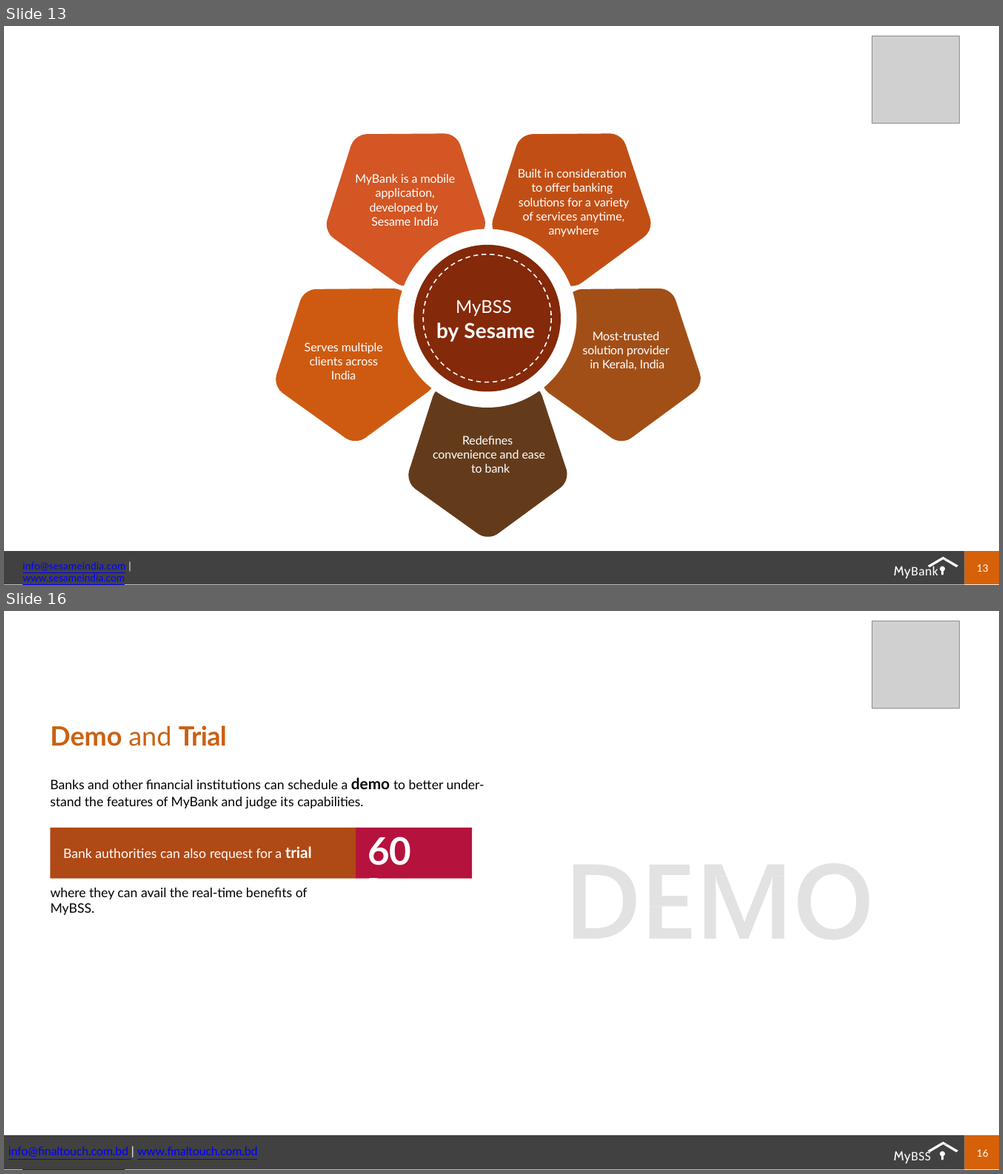
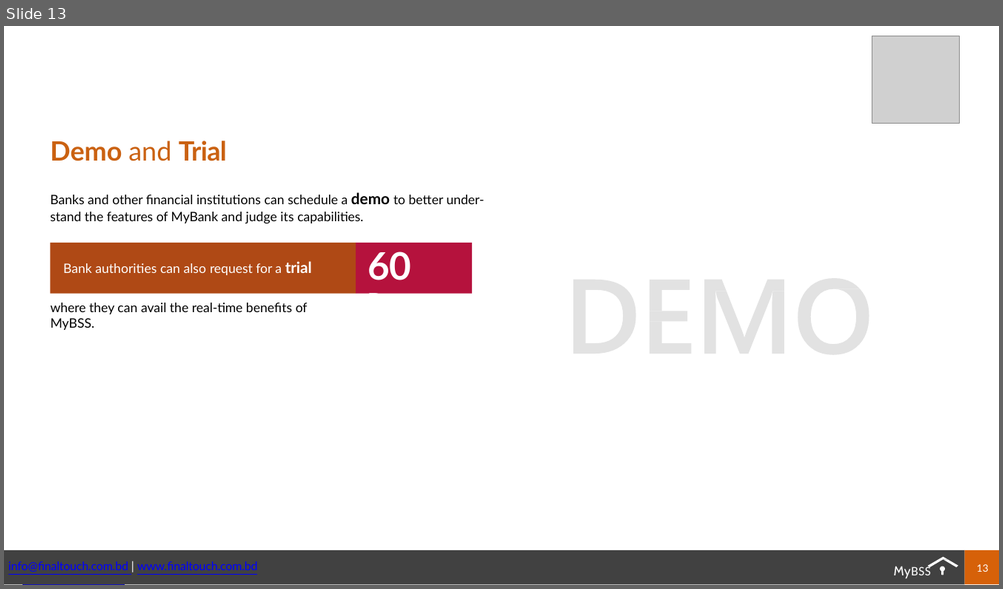
Before and after one commit to F4faysal/Bohumukhi-Somobai-somiti, a slide deck: APP.ppsx. Shown one above the other, each under a label of ours: slides 13 and 16 before the commit, slide 13 after it; the slides between them are not shown. The pictures are 1003x1174 and 1003x589 pixels, drawn with LibreOffice and Linux fonts; fonts in the diff are those of the drawing; grey boxes stand for pictures; background and template pictures are left out. Boxes give left, top, right and bottom in pixels: in the first picture for what was removed or moved away, otherwise in the second. Text is boxed around its words. In the diff, an @@ line names an element or a change of style, - is before the commit and + after.

```diff
--- a/APP.ppsx
+++ b/APP.ppsx
@@ slide 13 removed at (4, 26, 999, 585), background #FFFFFF @@
@@ rectangle removed at (4, 26, 999, 550) @@
@@ picture removed at (871, 36, 959, 123) @@
@@ group removed at (276, 133, 700, 537): 8 freeform shapes, 6 texts @@
-MyBank is a mobile application, developed by Sesame India
-Serves multiple clients across India
-Redefines convenience and ease to bank
-Most-trusted solution provider in Kerala, India
-Built in consideration to offer banking solutions for a variety of services anytime, anywhere
-MyBSS
-by Sesame
@@ freeform shape removed at (4, 550, 964, 584) @@
@@ freeform shape removed at (927, 557, 958, 567) @@
@@ freeform shape removed at (964, 550, 998, 584) @@
@@ text removed at (22, 562, 125, 582) @@
-info@sesameindia.com | www.sesameindia.com
@@ text removed at (893, 565, 938, 580) @@
-MyBank
@@ freeform shape removed at (939, 566, 944, 575) @@
@@ page number removed at (976, 565, 988, 572) @@
-13
@@ what was slide 16 is now slide 13 @@
@@ page number at (976, 565, 988, 572): text changed @@
-16
+13
```
Also in this commit, not shown: 8 slides changed, 2 other slides removed, 4 other files.
